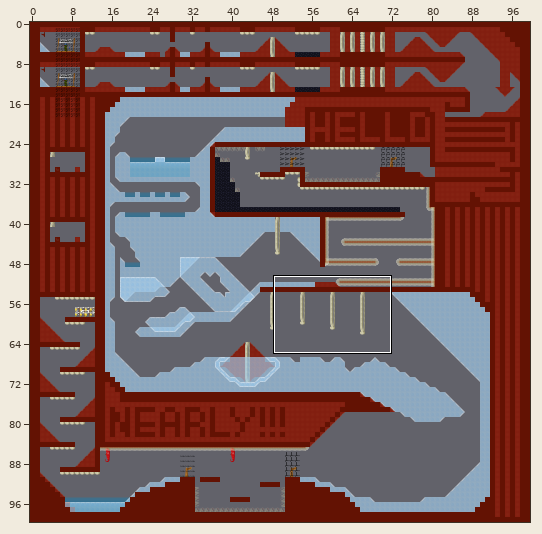
Two versions of a level (Tiled map, data/assets/simple_race.tmx). Above, an overview of the earlier version with the close-up marked.
Close-up. Before:
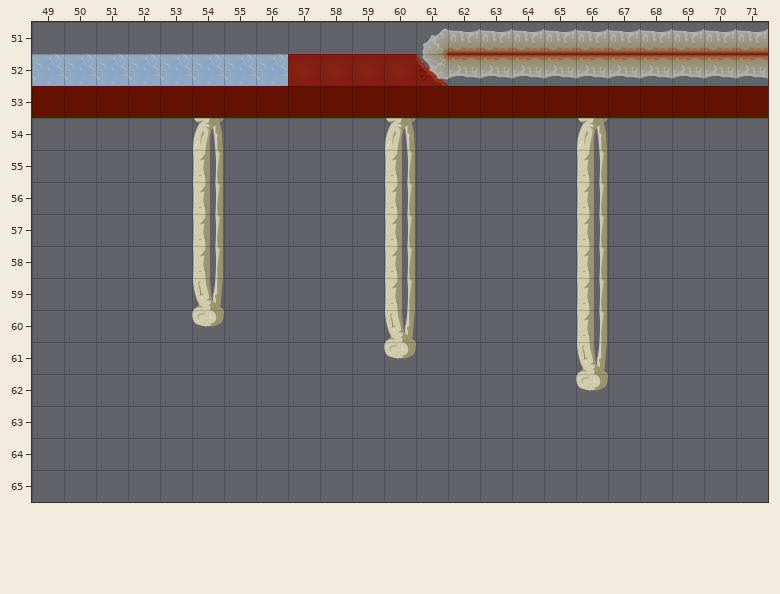
Cells are 64x64 px. Shown: x 49..71, y 51..65. The commit also changed other parts of the map, which this record leaves out.
After:
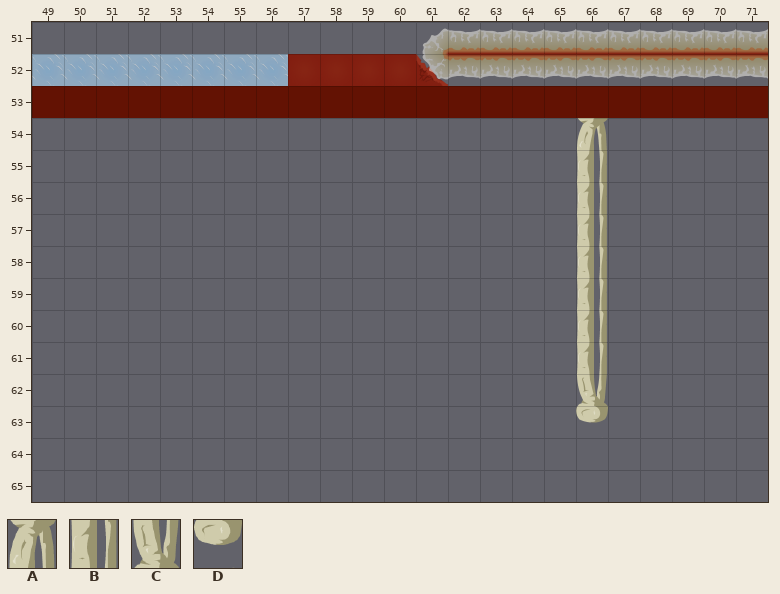
Key: from "TileBone2": A 0 "Line", B 4, C 12; from "TileBoneEnds": D 4 "Edge".
_ is an empty cell.
From old to new:
Layer "Level":
The author changed tile C to tile B in row 61 at x 66.
The author changed tile D to tile C in row 62 at x 66.
Tile D now appears in row 63 at x 66.
The edit erases tile A in row 54 at x 54 and 60.
The edit erases tile B in rows 55 to 58 at x 54 and 60; in row 59 at x 60.
The edit erases tile C in row 59 at x 54; in row 60 at x 60.
The edit erases tile D in row 60 at x 54; in row 61 at x 60.
Boxes around the changes in both close-ups, in picture pixels (x1, y1, x2, y2):
removed: (192, 118, 224, 327)
removed: (384, 118, 416, 359)
changed: (576, 342, 608, 423)
